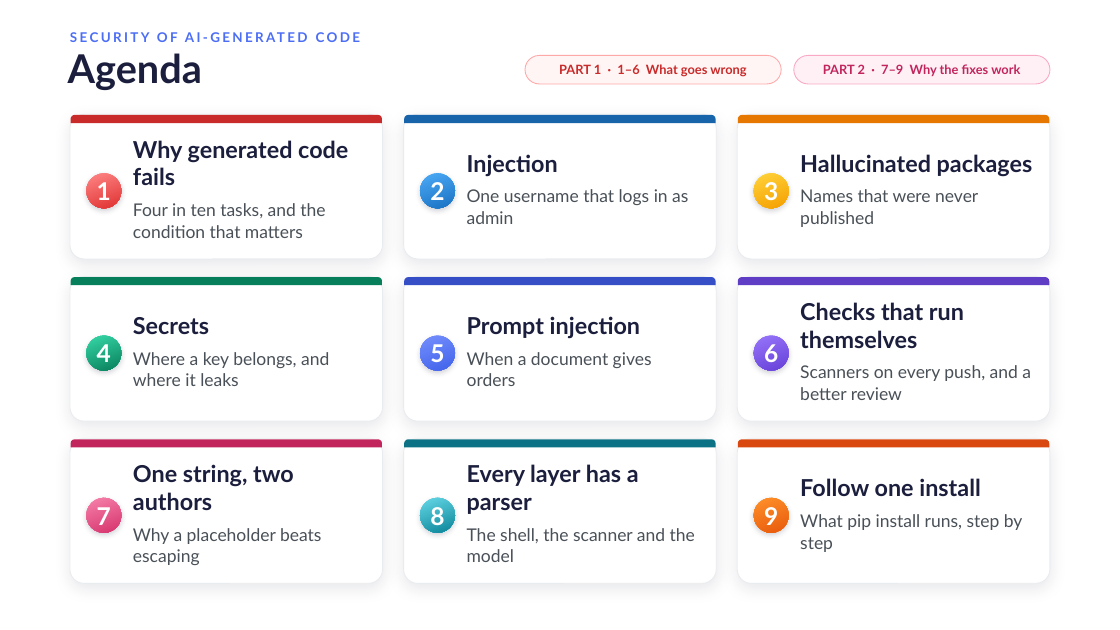
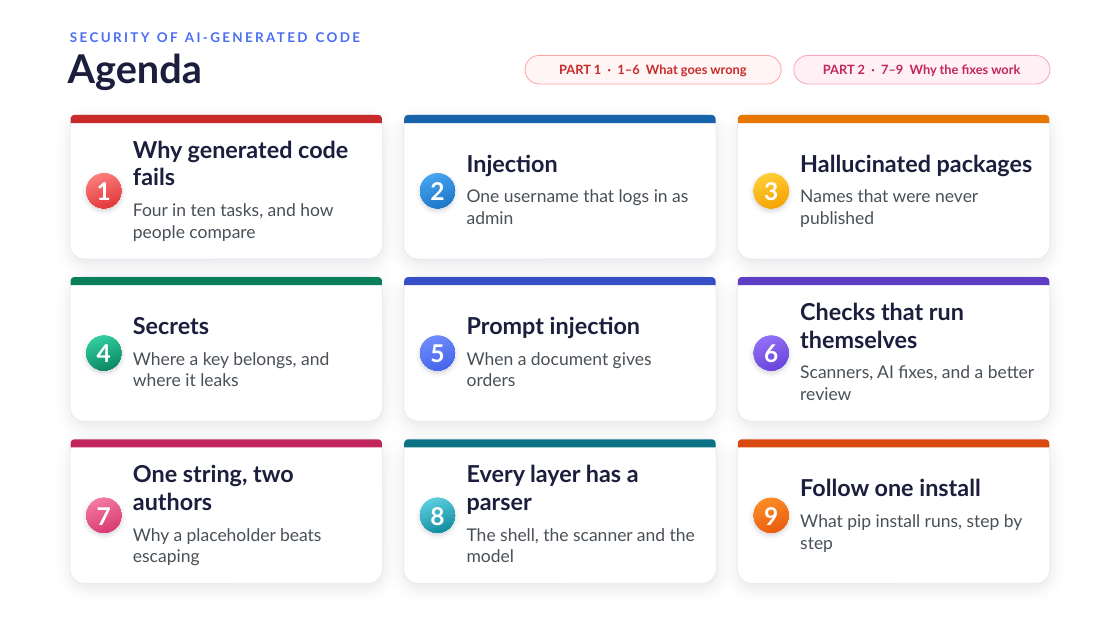
Before and after one commit to danielcregg/ai-assisted-programming, a slide deck: slide 4 of lectures-and-labs/week08/security-lecture.pptx. Drawn at 1120x630 pixels with LibreOffice and Linux fonts; fonts in the diff are those of the drawing; background and template pictures are left out. Boxes give left, top, right and bottom in pixels: in the first picture for what was removed or moved away, otherwise in the second. Text is boxed around its words. In the diff, an @@ line names an element or a change of style, - is before the commit and + after.

```diff
--- a/lectures-and-labs/week08/security-lecture.pptx
+++ b/lectures-and-labs/week08/security-lecture.pptx
@@ text at <box>133,203,333,241</box>: text changed @@
-Four in ten tasks, and the condition that matters
+Four in ten tasks, and how people compare
@@ text at <box>800,365,1034,400</box>: text changed @@
-Scanners on every push, and a better review
+Scanners, AI fixes, and a better review
```
Also in this commit, not shown: 11 other slides changed, 2 slides added, 1 other file.
